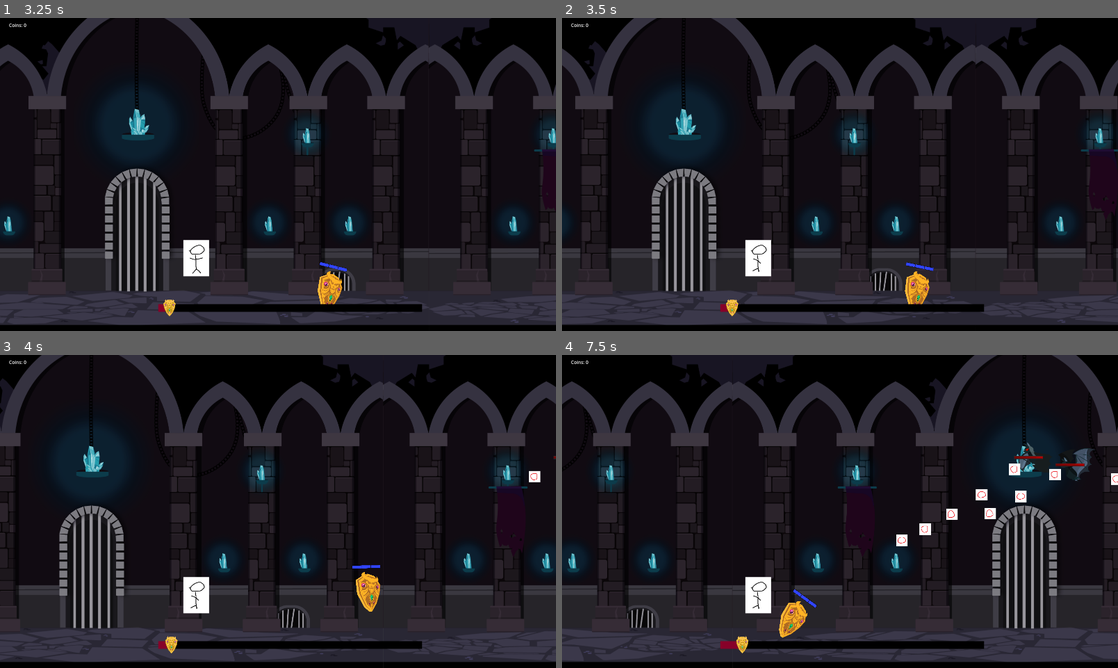
Above: before the commit, frames 1-4 (two rows, left to right).
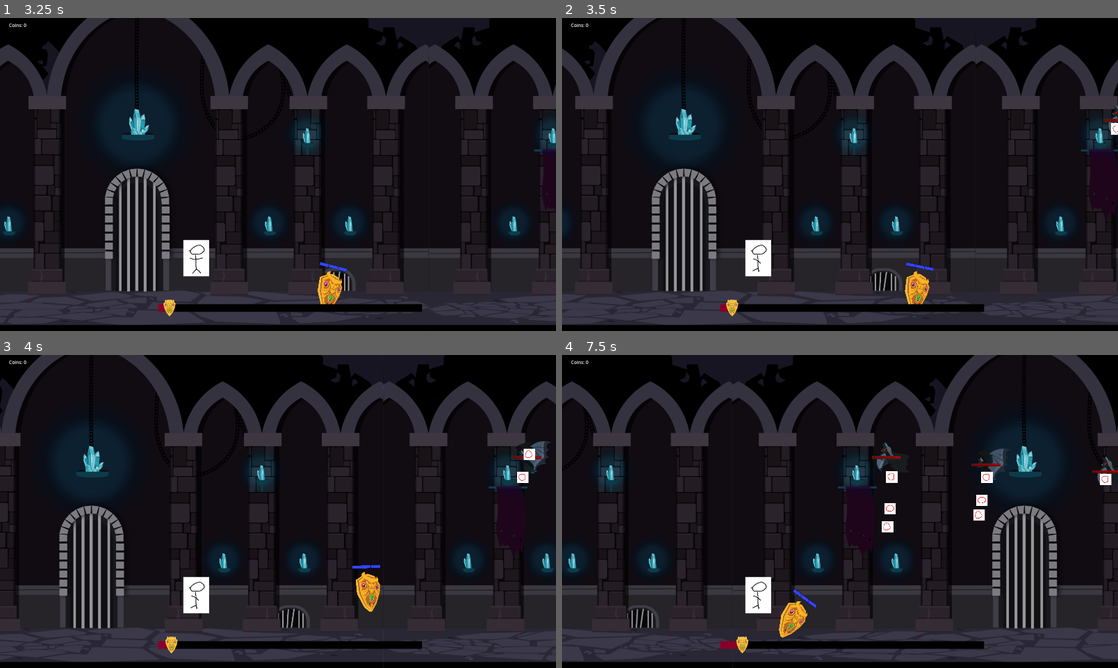
Above: after the commit, the same moments.

Repository: Cookie-Tin-Studios/Heroes-Shield
Game: Godot game, scene res://scenes/menu/main_menu.tscn
The game is run twice, just before and just after one commit, with the same random seed, the same clock (stepped at 60 frames per second) and the same inputs.
Inputs (mouse positions are in pixels of both pictures, inside the frame that each line leads up to):
- Up to frame 1 (3.25 s): click "New Game" at 0.5 s; move the mouse to (400, 158) at 1.27 s; hold Right (ui_right) 1.28-2.03 s; click (400, 158) at 1.35 s; move the mouse to (166, 190) at 2.02 s; hold Down (ui_down) 2.03-2.78 s; click (166, 190) at 2.1 s; move the mouse to (333, 105) at 2.77 s; hold Right (ui_right) from 2.78 s (still down); click (333, 105) at 2.85 s
- Up to frame 2 (3.5 s): keep holding Right (ui_right)
- Up to frame 3 (4 s): move the mouse to (250, 574) at 3.52 s; release Right (ui_right) at 3.53 s; hold Up (ui_up) from 3.53 s (still down); click (250, 574) at 3.6 s
- Up to frame 4 (7.5 s): move the mouse to (1006, 558) at 4.27 s; release Up (ui_up) at 4.28 s; hold Left (ui_left) 4.28-5.78 s; click (1006, 558) at 4.35 s; move the mouse to (673, 464) at 5.02 s; click (673, 464) at 5.1 s; move the mouse to (867, 511) at 5.77 s; hold Down (ui_down) 5.78-6.53 s; click (867, 511) at 5.85 s; move the mouse to (756, 433) at 6.52 s; hold Right (ui_right) 6.53-7.28 s; click (756, 433) at 6.6 s; move the mouse to (962, 495) at 7.27 s; hold Up (ui_up) from 7.28 s (still down); click (962, 495) at 7.35 s

Frame 1 is identical in both runs. In frame 2, 0.1% of the frame differs, in the area x 97-100%, y 28-38%; in frame 3, 0.5%; in frame 4, 2.0%, in the area x 55-100%, y 28-62%.

Commit message:
Add audio queues

Diff:
--- a/scenes/coin.tscn
+++ b/scenes/coin.tscn
@@ -150,6 +150,7 @@
 script = ExtResource("1_r371l")
 
 [node name="AnimatedSprite2D" type="AnimatedSprite2D" parent="."]
+scale = Vector2(0.2, 0.2)
 sprite_frames = SubResource("SpriteFrames_fgico")
 autoplay = "default"
 frame_progress = 0.647812
--- a/scenes/mob_bat.tscn
+++ b/scenes/mob_bat.tscn
@@ -1,10 +1,11 @@
-[gd_scene load_steps=8 format=3 uid="uid://cagf0iwwh4c62"]
+[gd_scene load_steps=9 format=3 uid="uid://cagf0iwwh4c62"]
 
 [ext_resource type="Script" path="res://scripts/mobs/mob_bat.gd" id="1_5ymdd"]
 [ext_resource type="PackedScene" uid="uid://ca3rytbyuxw8h" path="res://scenes/mob_base.tscn" id="1_dlxn0"]
 [ext_resource type="PackedScene" uid="uid://dmxf6gcphgjg5" path="res://scenes/projectile.tscn" id="2_3rjrx"]
 [ext_resource type="Texture2D" uid="uid://dvigrst8u4tt3" path="res://assets/sprites/mobs/BAT_K1.svg" id="4_g1qx1"]
 [ext_resource type="Texture2D" uid="uid://cokvm4rvctqw6" path="res://assets/sprites/mobs/bat/BAT_K2.svg" id="5_g2iha"]
+[ext_resource type="AudioStream" uid="uid://b26gmdnym02l2" path="res://assets/audio/bat_projectile.wav" id="6_70gwb"]
 
 [sub_resource type="SpriteFrames" id="SpriteFrames_7md1s"]
 animations = [{
@@ -53,3 +54,6 @@
 offset_right = 103.0
 offset_bottom = 11.0
 metadata/_edit_use_anchors_ = true
+
+[node name="AttackPlayer" type="AudioStreamPlayer2D" parent="." index="3"]
+stream = ExtResource("6_70gwb")
--- a/scenes/shield.tscn
+++ b/scenes/shield.tscn
@@ -1,10 +1,11 @@
-[gd_scene load_steps=9 format=3 uid="uid://bumwv0mx5w6aq"]
+[gd_scene load_steps=10 format=3 uid="uid://bumwv0mx5w6aq"]
 
 [ext_resource type="Script" path="res://scripts/shield/shield.gd" id="1_xflaf"]
 [ext_resource type="Texture2D" uid="uid://p5ced0yg4xrt" path="res://assets/sprites/shield/shield_Hero_main.png" id="2_guw5v"]
 [ext_resource type="Script" path="res://scripts/shield/health.gd" id="3_y2w1u"]
 [ext_resource type="Texture2D" uid="uid://5niwyw3ix51d" path="res://assets/sprites/shield_health/full_shield.png" id="4_1bor1"]
 [ext_resource type="Texture2D" uid="uid://dwpkqpico3ci5" path="res://assets/sprites/shield_health/empty_shield.png" id="5_hynbo"]
+[ext_resource type="AudioStream" uid="uid://dtv0c84gafj5r" path="res://assets/audio/parry1.mp3" id="6_77avo"]
 
 [sub_resource type="CircleShape2D" id="CircleShape2D_awwms"]
 radius = 241.002
@@ -51,6 +52,9 @@
 section_texture = ExtResource("4_1bor1")
 empty_section_texture = ExtResource("5_hynbo")
 
+[node name="ParrySoundPlayer" type="AudioStreamPlayer2D" parent="."]
+stream = ExtResource("6_77avo")
+
 [connection signal="body_entered" from="FlipContainer/ParryArea" to="." method="_on_parry_area_body_entered"]
 [connection signal="body_exited" from="FlipContainer/ParryArea" to="." method="_on_parry_area_body_exited"]
 [connection signal="body_entered" from="FlipContainer/DamageArea" to="." method="_on_area_2d_body_entered"]
--- a/scripts/effects/trail.gd
+++ b/scripts/effects/trail.gd
@@ -3,6 +3,10 @@
 
 var queue: Array
 @export var MAX_LENGTH: int = 30
+@export var trail_width: float = 2.0
+
+func _ready() -> void:
+	self.width = trail_width
 
 func _process(_delta) -> void:
 	var pos = _get_position()
--- a/scripts/mobs/mob_base.gd
+++ b/scripts/mobs/mob_base.gd
@@ -6,8 +6,7 @@
 var health: float = max_health  # Current health
 
 # Coin stuff.
-@export var coins_dropped: int = 3000 # Variable for coins, can be overloaded in child scripts.
-# End coin stuff.
+@export var coins_dropped: int = 10
 
 @onready var health_bar = $Node2D/TextureProgressBar
 @onready var collision_shape = get_node_or_null("CollisionShape2D")  # Adjusted to reference CollisionShape2D directly
--- a/scripts/mobs/mob_bat.gd
+++ b/scripts/mobs/mob_bat.gd
@@ -9,8 +9,11 @@
 @export var health_bar_offset: Vector2 = Vector2(0, -20)
 @export var health_bar_follow_collision: bool = true
 
+
+@onready var attacks_sound_player = $AttackPlayer
 func _ready() -> void:
 	super._ready()
+	movement_speed = -300
 	# Connect the global tick signal so the bat shoots projectiles periodically.
 	global_tick.timeout.connect(_on_tick)
 
@@ -43,6 +46,8 @@
 	if projectile is RigidBody2D:
 		projectile.linear_velocity = direction * shooting_speed + target.velocity
 
+	if attacks_sound_player and attacks_sound_player.stream:
+		attacks_sound_player.play()
 	# Add the new projectile to the active scene so it appears in the game.
 	get_tree().get_current_scene().add_child(projectile)
 	print("Projectile shot at target!")
--- a/scripts/shield/shield.gd
+++ b/scripts/shield/shield.gd
@@ -20,8 +20,9 @@
 @onready var flip_container = $FlipContainer
 @onready var health_bar_starting_position = health_bar.position
 
-# Track projectiles in parry range
+# parry variables
 var projectiles_in_range: Array[RigidBody2D] = []
+@onready var parry_sound_player = $ParrySoundPlayer
 
 func _ready() -> void:
 	# Initialize health
@@ -225,3 +226,7 @@
 	new_velocity *= 5.0
 
 	projectile.linear_velocity = new_velocity
+
+	# Play the parry sound effect
+	if parry_sound_player and parry_sound_player.stream:
+		parry_sound_player.play()
Not shown, added: assets/audio/bat_projectile.wav.import
Not shown, added: assets/audio/parry1.mp3.import
Not shown, added: assets/audio/parry2.wav.import
Not shown, added: assets/audio/parry3.wav.import
Not shown: 1 places in scenes/coin.tscn that only renumber resources
Not shown, added: assets/audio/bat_projectile.wav
Not shown, added: assets/audio/parry1.mp3
Not shown, added: assets/audio/parry2.wav
Not shown, added: assets/audio/parry3.wav
